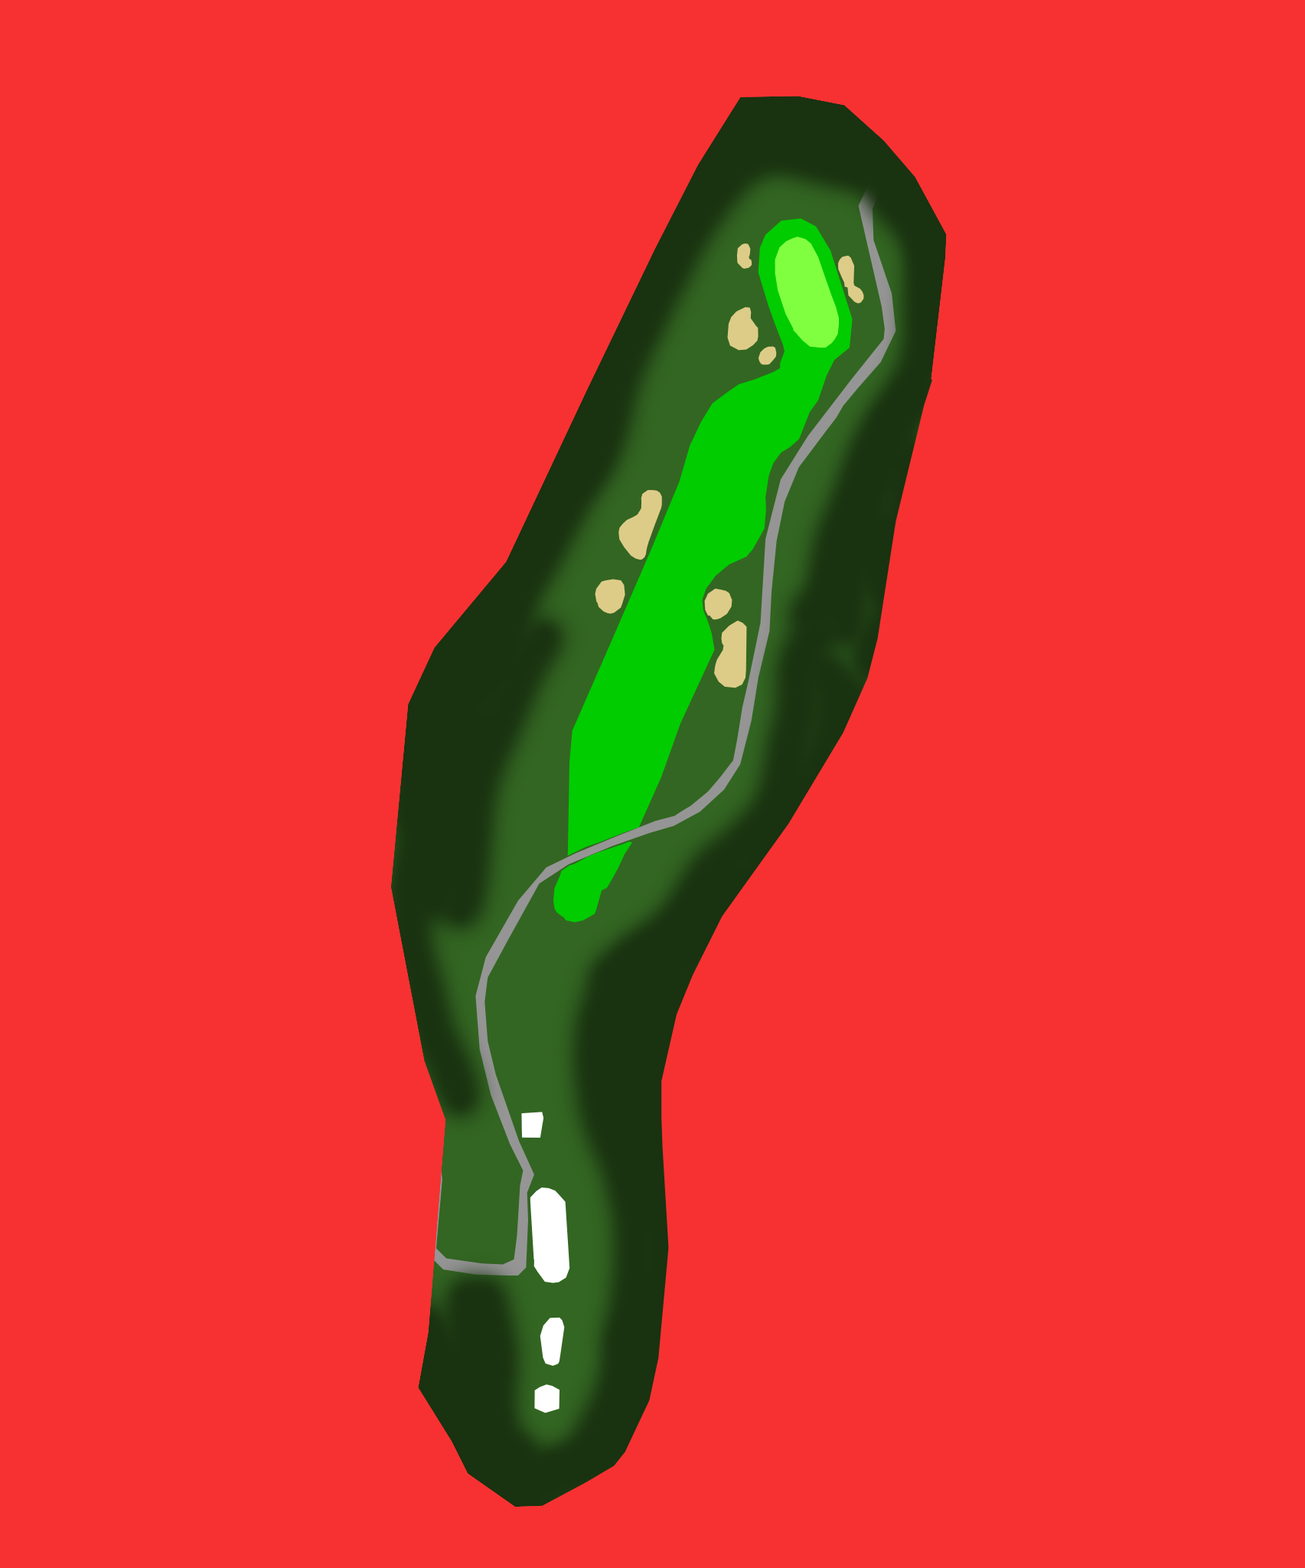
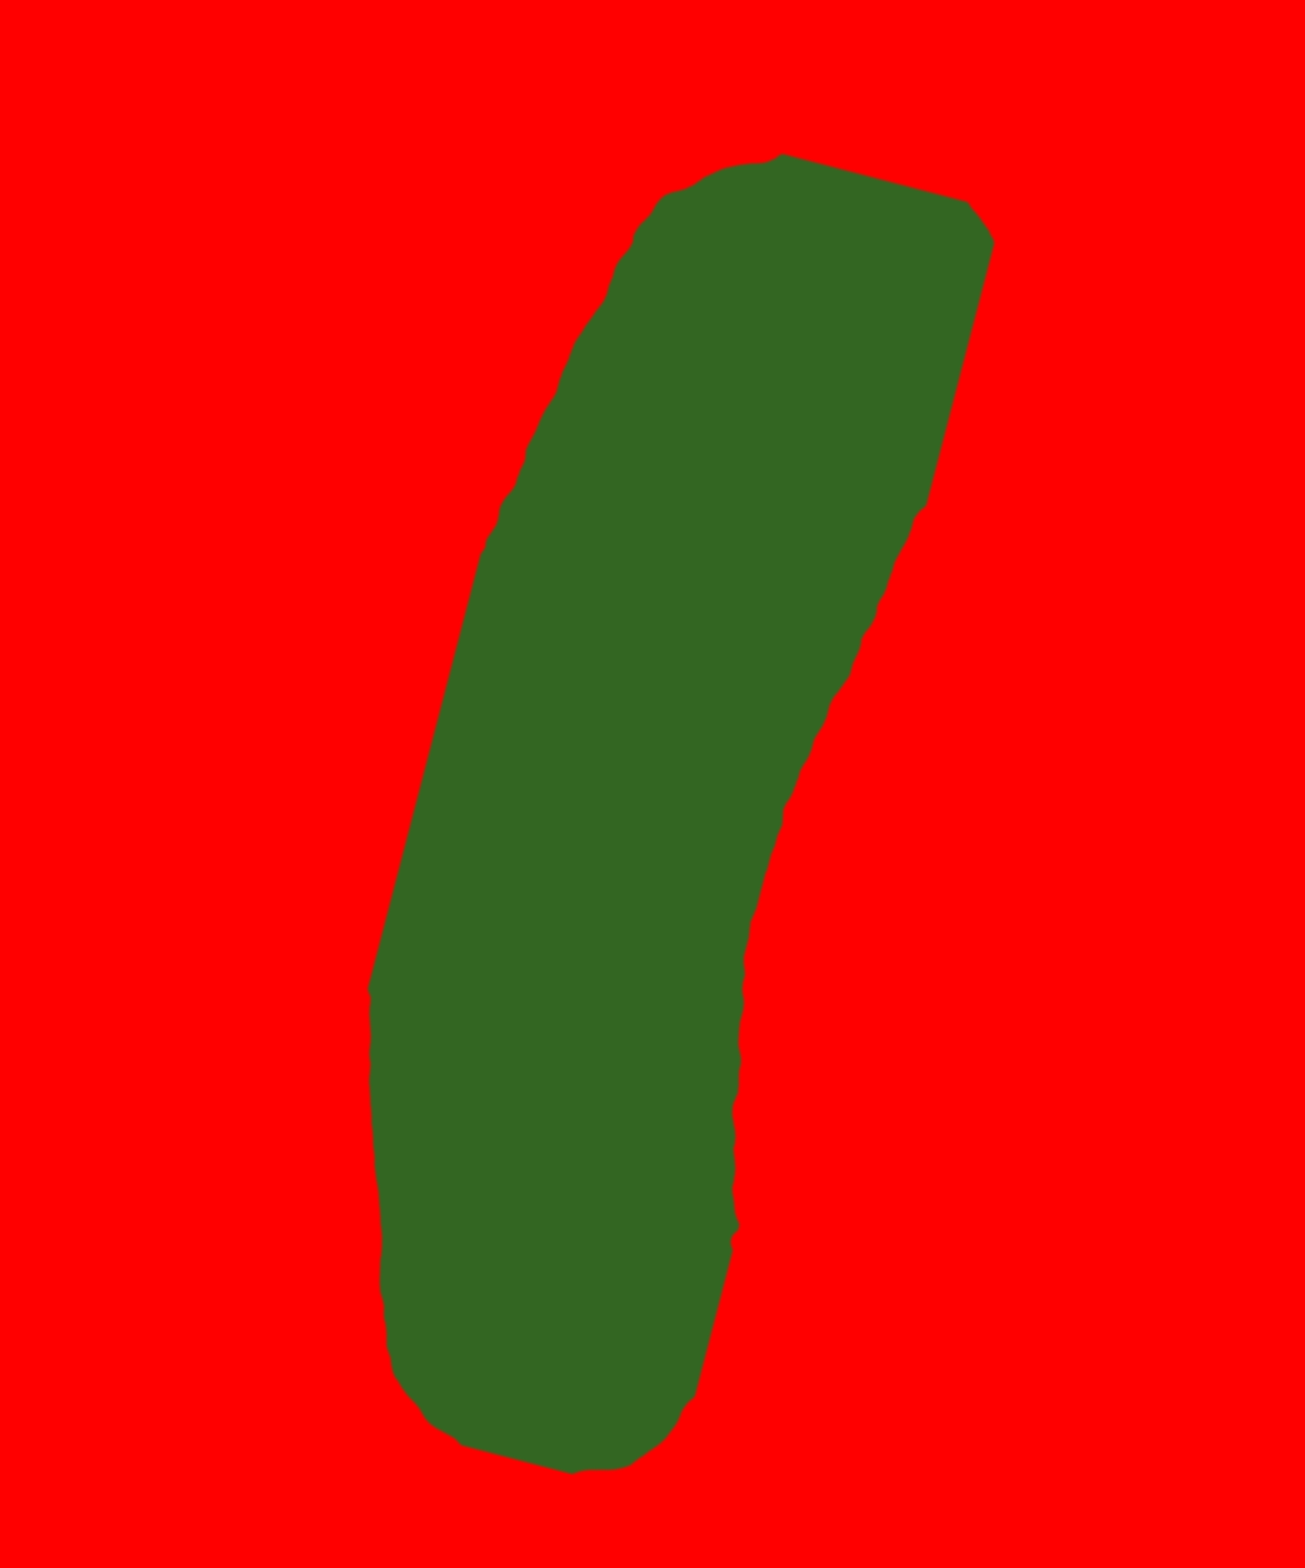
Layer changes from the first (1305, 1568) image to the second:
added layer "Lomond03-NewOB" above "OB" over [0, 0, 1305, 1568]
hid "OB" over [0, 0, 1305, 1568]
hid "Trees" over [230, 45, 1206, 1568]
hid "Cart" over [0, 153, 1305, 1276]
hid "Bunkers" over [594, 243, 865, 689]
hid "Tee" over [521, 1111, 571, 1414]
hid "Green" over [774, 236, 840, 349]
hid "Fairway" over [552, 218, 853, 923]